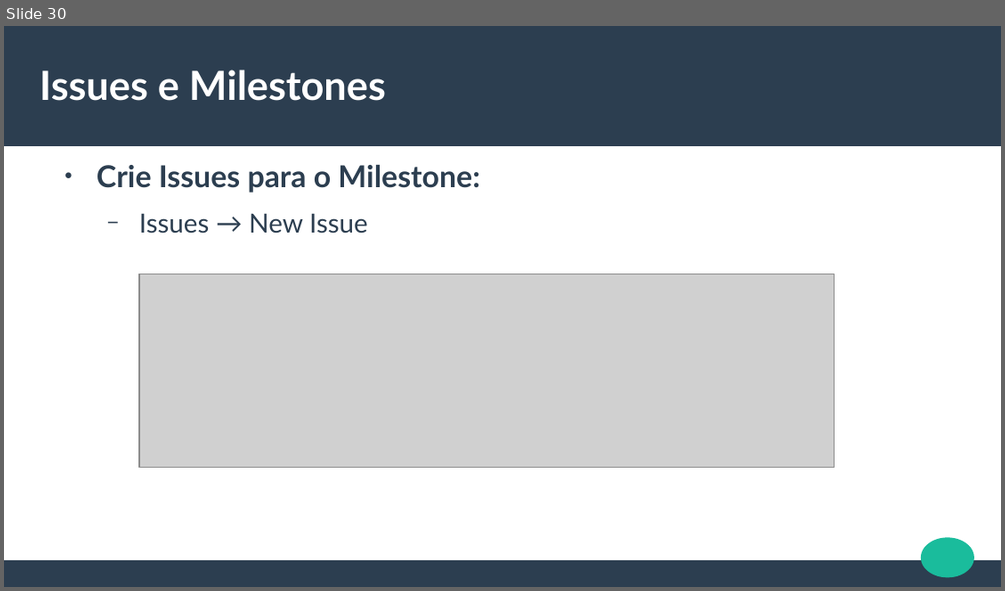
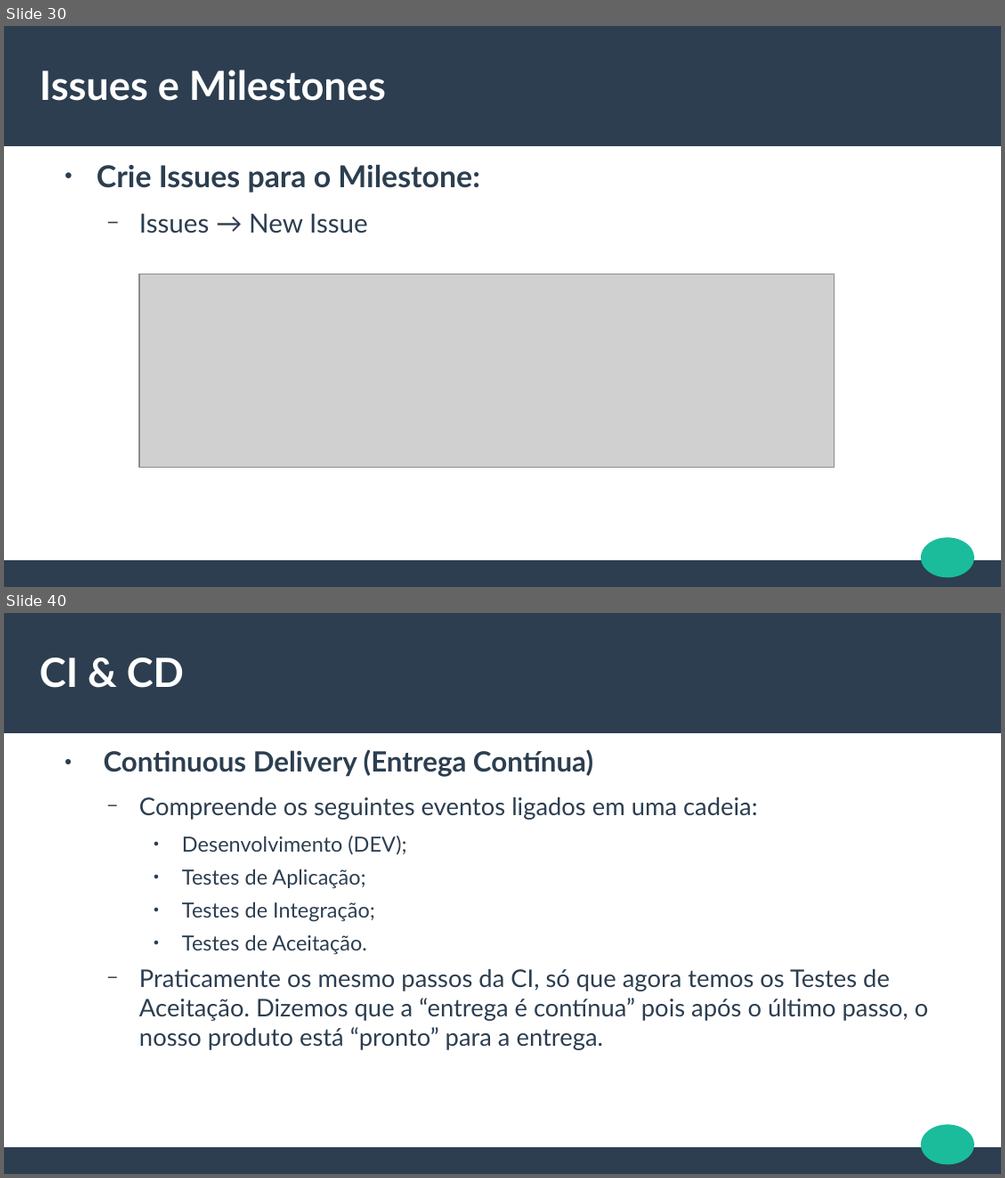
Before and after one commit to jeffersoncarvalho/aps-2020_2, a slide deck: SLIDES/ODP/3NA-EXTRA-GitLab.odp. Shown one above the other, each under a label of ours: slide 30 before the commit, slides 30 and 40 after it; the slides between them are not shown. The pictures are 1005x591 and 1005x1178 pixels, drawn with LibreOffice and Linux fonts; fonts in the diff are those of the drawing; grey boxes stand for pictures. Boxes give left, top, right and bottom in pixels: in the first picture for what was removed or moved away, otherwise in the second. Text is boxed around its words. In the diff, an @@ line names an element or a change of style, - is before the commit and + after.

```diff
--- a/SLIDES/ODP/3NA-EXTRA-GitLab.odp
+++ b/SLIDES/ODP/3NA-EXTRA-GitLab.odp
@@ slide 40 added at <box>4,613,1001,1174</box>, background #FFFFFF; not listed: 3 template elements that a slide beside it also shows @@
@@ title added at <box>40,657,184,688</box>, 32 pt, text #FFFFFF, bold @@
+CI & CD
@@ text added at <box>104,749,929,1050</box>, 19.4 pt, text #2C3E50 @@
+● Continuous Delivery (Entrega Contínua)
+  − Compreende os seguintes eventos ligados em uma cadeia:
+    ● Desenvolvimento (DEV);
+    ● Testes de Aplicação;
+    ● Testes de Integração;
+    ● Testes de Aceitação.
+  − Praticamente os mesmo passos da CI, só que agora temos os Testes de Aceitação. Dizemos que a “entrega é contínua” pois após o último passo, o nosso produto está “pronto” para a entrega.
```
Also in this commit, not shown: 6 slides changed, 14 other slides added, 1 slide removed, 1 other file.
